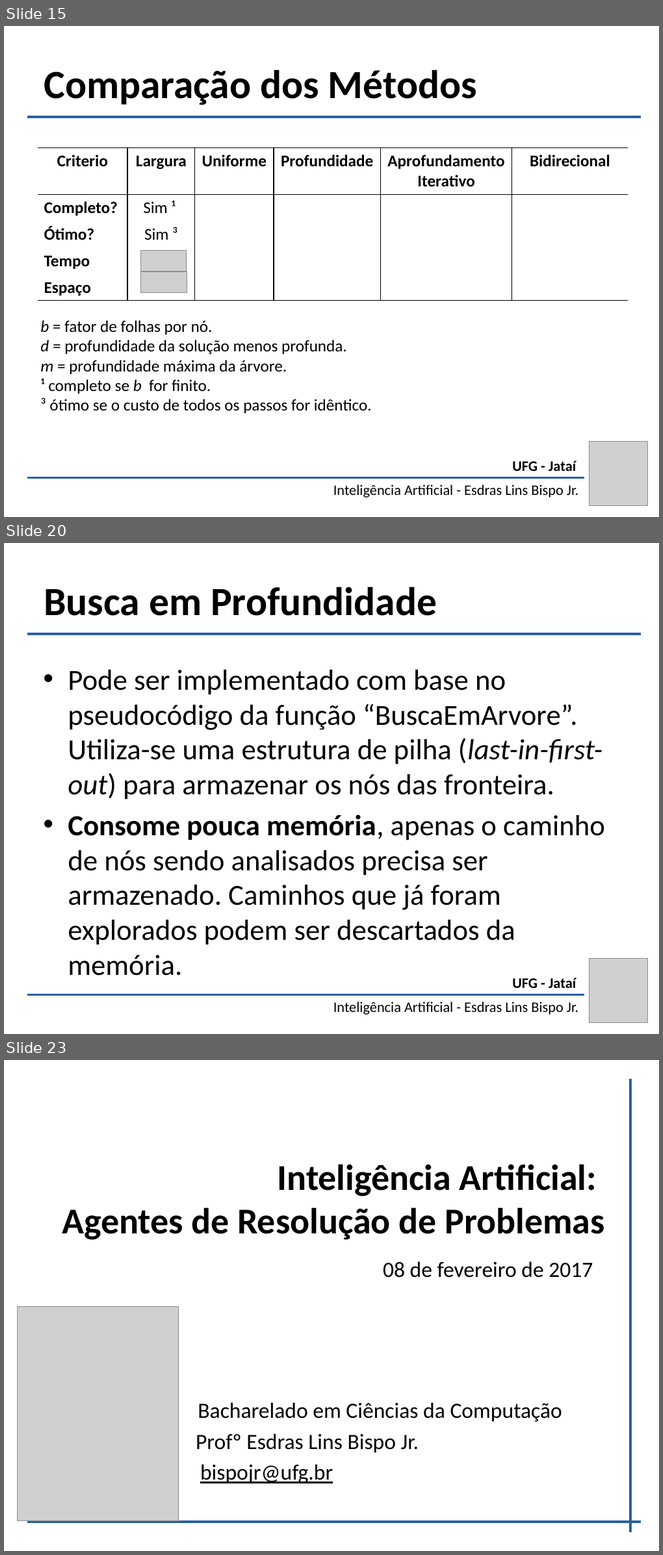
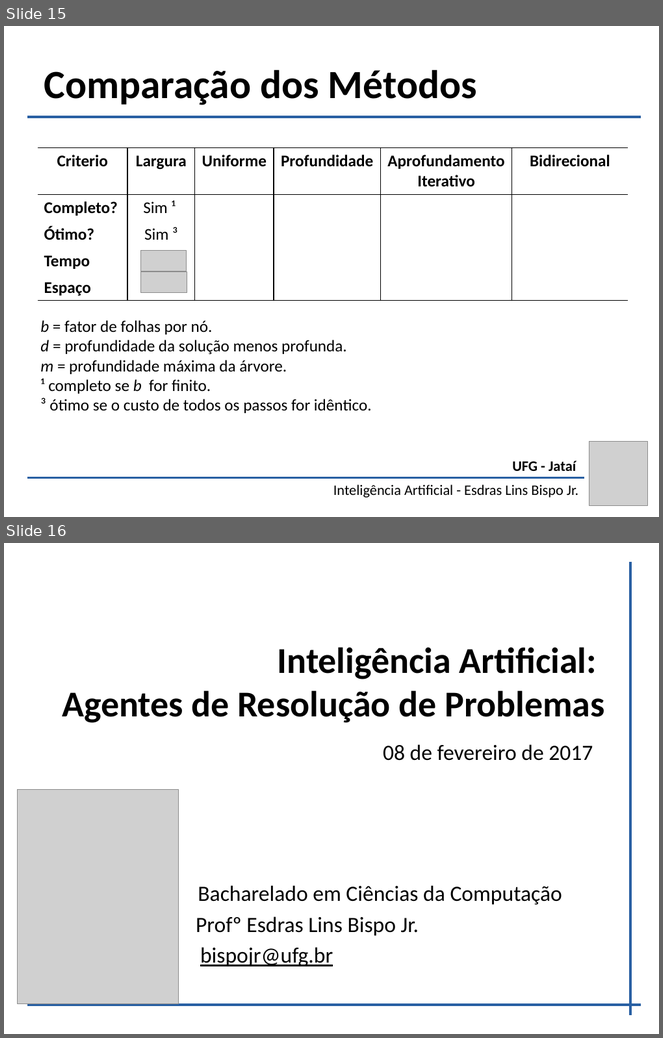
Before and after one commit to bispojr/ia, a slide deck: 2016.2/aulas/18/ia-18.pptx. Shown one above the other, each under a label of ours: slides 15, 20 and 23 before the commit, slides 15 and 16 after it; the slides between them are not shown. The pictures are 663x1555 and 663x1038 pixels, drawn with LibreOffice and Linux fonts; fonts in the diff are those of the drawing; grey boxes stand for pictures. Boxes give left, top, right and bottom in pixels: in the first picture for what was removed or moved away, otherwise in the second. Text is boxed around its words. In the diff, an @@ line names an element or a change of style, - is before the commit and + after.

```diff
--- a/2016.2/aulas/18/ia-18.pptx
+++ b/2016.2/aulas/18/ia-18.pptx
@@ slide 20 removed at bbox=[4, 543, 659, 1034], background #FFFFFF @@
@@ text removed at bbox=[44, 587, 437, 616] @@
-Busca em Profundidade
@@ line removed from (641, 634) to (27, 634) @@
@@ text removed at bbox=[68, 670, 605, 976] @@
-• Pode ser implementado com base no pseudocódigo da função “BuscaEmArvore”. Utiliza-se uma estrutura de pilha (last-in-first-out) para armazenar os nós das fronteira.
-• Consome pouca memória, apenas o caminho de nós sendo analisados precisa ser armazenado. Caminhos que já foram explorados podem ser descartados da memória.
@@ picture removed at bbox=[590, 959, 648, 1023] @@
@@ text removed at bbox=[512, 978, 576, 988] @@
-UFG - Jataí
@@ line removed from (584, 995) to (27, 995) @@
@@ text removed at bbox=[334, 1002, 579, 1015] @@
-Inteligência Artificial - Esdras Lins Bispo Jr.
@@ what was slide 23 is now slide 16 @@
```
Also in this commit, not shown: 6 other slides removed, 1 other file.
